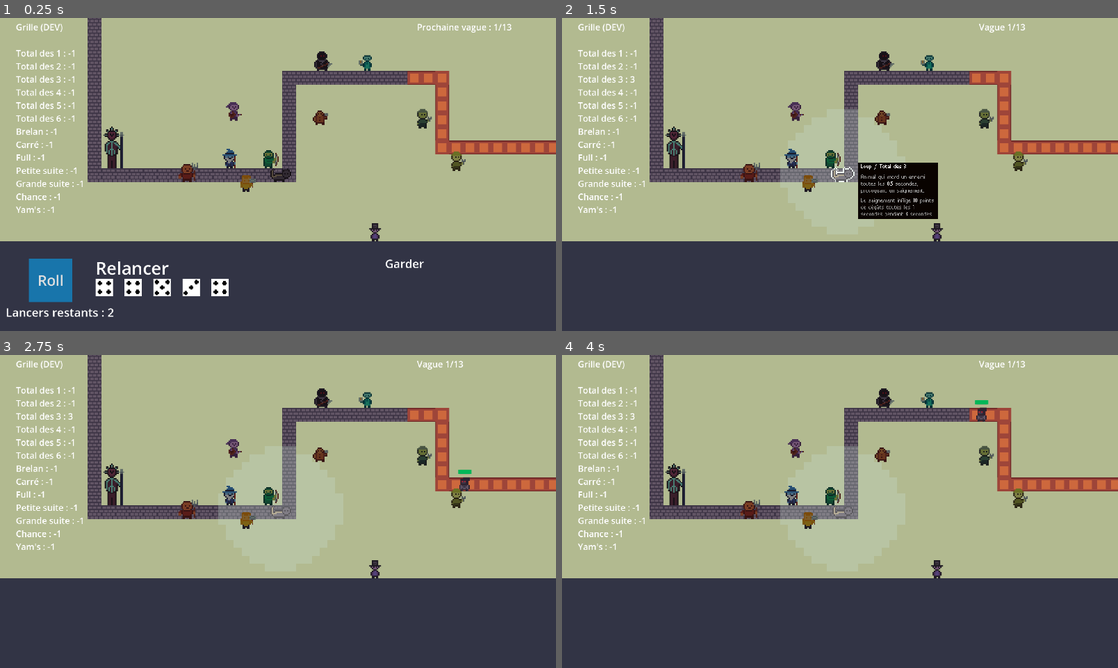
Above: before the commit, frames 1-4 (two rows, left to right).
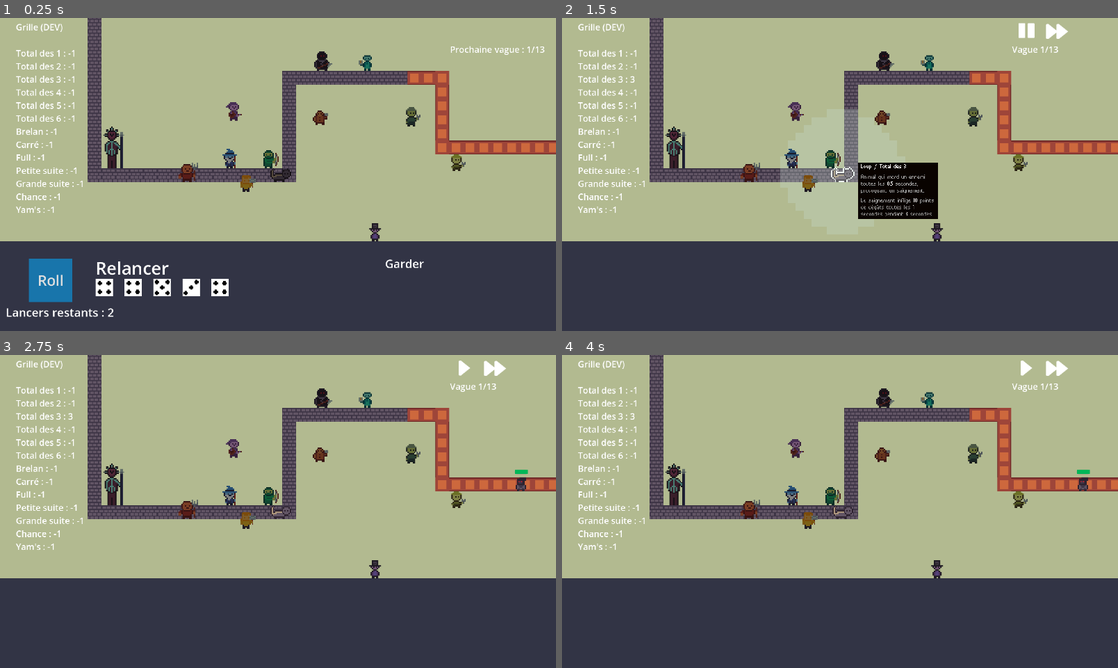
Above: after the commit, the same moments.

Repository: Gubendo/DiceyDefense
Game: Godot game, scene res://Scenes/main.tscn
Same seed, same stepped clock (60 frames per second), same inputs: the game is played once before the commit and once after it.
Inputs (mouse positions are in pixels of both pictures, inside the frame that each line leads up to):
- Up to frame 1 (0.25 s): no input
- Up to frame 2 (1.5 s): click "Roll" at 0.5 s; click (840, 171) at 1.27 s
- Up to frame 3 (2.75 s): click (467, 367) at 2.02 s
- Up to frame 4 (4 s): move the mouse to (962, 495) at 2.77 s; click (962, 495) at 2.85 s; move the mouse to (728, 527) at 3.52 s; click (728, 527) at 3.6 s

The runs differ from the first frame. In frame 1, 0.6% of the frame differs, in the area x 73-98%, y 1-48%; in frame 2, 0.7%; in frame 3, 1.9%; in frame 4, 1.9%, in the area x 39-95%, y 1-53%.

Commit message:
small UI + engineers

Diff:
--- a/Scenes/UI.tscn
+++ b/Scenes/UI.tscn
@@ -8,6 +8,9 @@
 [ext_resource type="Texture2D" uid="uid://csjhew2hhmlsp" path="res://Sprites/dice5.png" id="6_jlkly"]
 [ext_resource type="Texture2D" uid="uid://vixwo325hsro" path="res://Sprites/dice6.png" id="7_akuqu"]
 [ext_resource type="PackedScene" uid="uid://bmul6nit5rrj5" path="res://Scenes/dice.tscn" id="8_72j4t"]
+[ext_resource type="Texture2D" uid="uid://d02wiylsy1qku" path="res://Sprites/UI/play.png" id="9_wlrd2"]
+[ext_resource type="Texture2D" uid="uid://dyswte0xgq8jp" path="res://Sprites/UI/pause.png" id="10_sc1jl"]
+[ext_resource type="Texture2D" uid="uid://cp5d76wfeqgrx" path="res://Sprites/UI/speed.png" id="11_yd43j"]
 
 [sub_resource type="Texture2D" id="Texture2D_d3id7"]
 resource_local_to_scene = false
@@ -42,41 +45,6 @@
 
 [node name="CanvasLayer" type="CanvasLayer" parent="."]
 
-[node name="PlateauOverlay" type="TextureRect" parent="CanvasLayer"]
-modulate = Color(0, 0, 0.156863, 0.717647)
-offset_top = 770.0
-offset_right = 1920.0
-offset_bottom = 1080.0
-texture = SubResource("Texture2D_d3id7")
-
-[node name="RollButton" type="Button" parent="CanvasLayer"]
-offset_left = 100.0
-offset_top = 830.0
-offset_right = 250.0
-offset_bottom = 980.0
-theme = SubResource("Theme_lm4wp")
-theme_override_font_sizes/font_size = 50
-text = "Roll"
-
-[node name="DiceHand" type="Control" parent="CanvasLayer"]
-layout_mode = 3
-anchors_preset = 0
-
-[node name="Dice1" parent="CanvasLayer/DiceHand" instance=ExtResource("8_72j4t")]
-layout_mode = 0
-
-[node name="Dice2" parent="CanvasLayer/DiceHand" instance=ExtResource("8_72j4t")]
-layout_mode = 0
-
-[node name="Dice3" parent="CanvasLayer/DiceHand" instance=ExtResource("8_72j4t")]
-layout_mode = 0
-
-[node name="Dice4" parent="CanvasLayer/DiceHand" instance=ExtResource("8_72j4t")]
-layout_mode = 0
-
-[node name="Dice5" parent="CanvasLayer/DiceHand" instance=ExtResource("8_72j4t")]
-layout_mode = 0
-
 [node name="ValeurMain" type="Label" parent="CanvasLayer"]
 visible = false
 offset_left = 1075.0
@@ -86,14 +54,6 @@
 theme_override_font_sizes/font_size = 40
 text = "Main réelle : "
 
-[node name="nbLancer" type="Label" parent="CanvasLayer"]
-offset_left = 20.0
-offset_top = 988.0
-offset_right = 358.0
-offset_bottom = 1048.0
-theme_override_font_sizes/font_size = 40
-text = "Lancers restants :"
-
 [node name="Grille" type="Label" parent="CanvasLayer"]
 offset_left = 55.0
 offset_top = 10.0
@@ -102,15 +62,60 @@
 theme_override_font_sizes/font_size = 30
 text = "Grille"
 
-[node name="Relancer" type="Label" parent="CanvasLayer"]
+[node name="Plateau" type="Control" parent="CanvasLayer"]
+layout_mode = 3
+anchors_preset = 0
+offset_right = 40.0
+offset_bottom = 40.0
+
+[node name="PlateauOverlay" type="TextureRect" parent="CanvasLayer/Plateau"]
+modulate = Color(0, 0, 0.156863, 0.717647)
+layout_mode = 0
+offset_top = 770.0
+offset_right = 1920.0
+offset_bottom = 1080.0
+texture = SubResource("Texture2D_d3id7")
+
+[node name="DiceHand" type="Control" parent="CanvasLayer/Plateau"]
+layout_mode = 1
+anchors_preset = 0
+
+[node name="Dice1" parent="CanvasLayer/Plateau/DiceHand" instance=ExtResource("8_72j4t")]
+layout_mode = 0
+
+[node name="Dice2" parent="CanvasLayer/Plateau/DiceHand" instance=ExtResource("8_72j4t")]
+layout_mode = 0
+
+[node name="Dice3" parent="CanvasLayer/Plateau/DiceHand" instance=ExtResource("8_72j4t")]
+layout_mode = 0
+
+[node name="Dice4" parent="CanvasLayer/Plateau/DiceHand" instance=ExtResource("8_72j4t")]
+layout_mode = 0
+
+[node name="Dice5" parent="CanvasLayer/Plateau/DiceHand" instance=ExtResource("8_72j4t")]
+layout_mode = 0
+
+[node name="RollButton" type="Button" parent="CanvasLayer/Plateau"]
+layout_mode = 0
+offset_left = 100.0
+offset_top = 830.0
+offset_right = 250.0
+offset_bottom = 980.0
+theme = SubResource("Theme_lm4wp")
+theme_override_font_sizes/font_size = 50
+text = "Roll"
+
+[node name="Relancer" type="Label" parent="CanvasLayer/Plateau"]
+layout_mode = 0
 offset_left = 330.0
 offset_top = 820.0
-offset_right = 498.0
-offset_bottom = 880.0
+offset_right = 584.0
+offset_bottom = 906.0
 theme_override_font_sizes/font_size = 60
 text = "Relancer"
 
-[node name="Garder" type="Label" parent="CanvasLayer"]
+[node name="Garder" type="Label" parent="CanvasLayer/Plateau"]
+layout_mode = 0
 offset_left = 1330.0
 offset_top = 820.0
 offset_right = 1481.0
@@ -118,12 +123,62 @@
 theme_override_font_sizes/font_size = 40
 text = "Garder"
 
-[node name="Vague" type="Label" parent="CanvasLayer"]
-offset_left = 1440.0
-offset_top = 10.0
-offset_right = 1910.0
-offset_bottom = 95.0
+[node name="nbLancer" type="Label" parent="CanvasLayer/Plateau"]
+layout_mode = 0
+offset_left = 20.0
+offset_top = 988.0
+offset_right = 358.0
+offset_bottom = 1048.0
+theme_override_font_sizes/font_size = 40
+text = "Lancers restants :"
+
+[node name="Vague" type="Control" parent="CanvasLayer"]
+layout_mode = 3
+anchors_preset = 0
+offset_left = 108.0
+offset_top = 4.0
+offset_right = 148.0
+offset_bottom = 44.0
+
+[node name="number" type="Label" parent="CanvasLayer/Vague"]
+offset_left = 1446.0
+offset_top = 83.0
+offset_right = 1916.0
+offset_bottom = 168.0
 theme_override_font_sizes/font_size = 30
 text = "Prochaine vague : 1/13"
 
-[connection signal="pressed" from="CanvasLayer/RollButton" to="." method="_on_roll_pressed"]
+[node name="Controls" type="HBoxContainer" parent="CanvasLayer/Vague"]
+visible = false
+layout_mode = 0
+offset_left = 1446.0
+offset_top = 1.0
+offset_right = 1646.0
+offset_bottom = 81.0
+
+[node name="PausePlay" type="TextureButton" parent="CanvasLayer/Vague/Controls"]
+process_mode = 3
+custom_minimum_size = Vector2i(100, 0)
+layout_mode = 2
+offset_right = 100.0
+offset_bottom = 80.0
+toggle_mode = true
+button_pressed = true
+texture_normal = ExtResource("9_wlrd2")
+texture_pressed = ExtResource("10_sc1jl")
+ignore_texture_size = true
+stretch_mode = 0
+
+[node name="SpeedUp" type="TextureButton" parent="CanvasLayer/Vague/Controls"]
+custom_minimum_size = Vector2i(100, 0)
+layout_mode = 2
+offset_left = 104.0
+offset_right = 204.0
+offset_bottom = 80.0
+texture_normal = ExtResource("11_yd43j")
+ignore_texture_size = true
+stretch_mode = 0
+
+[connection signal="pressed" from="CanvasLayer/Plateau/RollButton" to="." method="_on_roll_pressed"]
+[connection signal="pressed" from="CanvasLayer/Vague/Controls/PausePlay" to="." method="on_PausePlay_pressed"]
+[connection signal="pressed" from="CanvasLayer/Vague/Controls/SpeedUp" to="." method="on_SpeedUp_pressed"]
--- a/Scenes/Units/IngeJR.tscn
+++ b/Scenes/Units/IngeJR.tscn
@@ -1,10 +1,12 @@
-[gd_scene load_steps=8 format=3 uid="uid://ii2mha02m7ce"]
+[gd_scene load_steps=10 format=3 uid="uid://ii2mha02m7ce"]
 
 [ext_resource type="Script" path="res://Scripts/Units/IngeJR.gd" id="1_4yu0w"]
 [ext_resource type="Texture2D" uid="uid://bdcpgtaiwadjy" path="res://Sprites/Units/ingeJR.png" id="2_ijvmy"]
 [ext_resource type="Texture2D" uid="uid://cfgqx5anoyy70" path="res://Sprites/range.png" id="3_8gm61"]
 [ext_resource type="Texture2D" uid="uid://brejhkg7bl3va" path="res://Sprites/Units/ingeJR-hover.png" id="3_miadf"]
+[ext_resource type="Texture2D" uid="uid://xe475w1t1wsn" path="res://Sprites/Buildings/catapulte.png" id="4_6aond"]
 [ext_resource type="Theme" uid="uid://dyx21ksbxmx85" path="res://Themes/tooltips.tres" id="4_xrb4r"]
+[ext_resource type="Texture2D" uid="uid://dxr2jc0p5020w" path="res://Sprites/Buildings/catapulte-hover.png" id="5_i8c6k"]
 
 [sub_resource type="CircleShape2D" id="CircleShape2D_qj271"]
 radius = 8.0
@@ -34,6 +36,26 @@
 
 [node name="Hover" type="Sprite2D" parent="Unit"]
 texture = ExtResource("3_miadf")
+
+[node name="Catapulte" type="Node2D" parent="."]
+visible = false
+
+[node name="Activate" type="TextureButton" parent="Catapulte"]
+anchors_preset = 8
+anchor_left = 0.5
+anchor_top = 0.5
+anchor_right = 0.5
+anchor_bottom = 0.5
+offset_left = -8.0
+offset_top = -8.0
+offset_right = 8.0
+offset_bottom = 8.0
+grow_horizontal = 2
+grow_vertical = 2
+texture_normal = ExtResource("4_6aond")
+
+[node name="Hover" type="Sprite2D" parent="Catapulte"]
+texture = ExtResource("5_i8c6k")
 
 [node name="Range" type="Area2D" parent="."]
 
--- a/Scenes/Units/IngeSR.tscn
+++ b/Scenes/Units/IngeSR.tscn
@@ -1,10 +1,12 @@
-[gd_scene load_steps=8 format=3 uid="uid://bqqsvp61boxyi"]
+[gd_scene load_steps=10 format=3 uid="uid://bqqsvp61boxyi"]
 
 [ext_resource type="Script" path="res://Scripts/Units/IngeSR.gd" id="1_eqhsb"]
 [ext_resource type="Texture2D" uid="uid://dynthxoe0d53o" path="res://Sprites/Units/ingeSR.png" id="2_yde24"]
+[ext_resource type="Texture2D" uid="uid://ct281y4yy4pj8" path="res://Sprites/Units/ingeSR-hover.png" id="3_1wevx"]
 [ext_resource type="Texture2D" uid="uid://cfgqx5anoyy70" path="res://Sprites/range.png" id="3_8gm61"]
-[ext_resource type="Texture2D" uid="uid://brejhkg7bl3va" path="res://Sprites/Units/ingeJR-hover.png" id="3_miadf"]
+[ext_resource type="Texture2D" uid="uid://cnc2ci6fwchpb" path="res://Sprites/Buildings/trebuchet.png" id="4_7te4p"]
 [ext_resource type="Theme" uid="uid://dyx21ksbxmx85" path="res://Themes/tooltips.tres" id="4_xrb4r"]
+[ext_resource type="Texture2D" uid="uid://diw3jtpcet4dm" path="res://Sprites/Buildings/trebuchet-hover.png" id="5_mxfn4"]
 
 [sub_resource type="CircleShape2D" id="CircleShape2D_qj271"]
 radius = 8.0
@@ -33,7 +35,27 @@
 texture_normal = ExtResource("2_yde24")
 
 [node name="Hover" type="Sprite2D" parent="Unit"]
-texture = ExtResource("3_miadf")
+texture = ExtResource("3_1wevx")
+
+[node name="Trebuchet" type="Node2D" parent="."]
+visible = false
+
+[node name="Activate" type="TextureButton" parent="Trebuchet"]
+anchors_preset = 8
+anchor_left = 0.5
+anchor_top = 0.5
+anchor_right = 0.5
+anchor_bottom = 0.5
+offset_left = -8.0
+offset_top = -8.0
+offset_right = 8.0
+offset_bottom = 8.0
+grow_horizontal = 2
+grow_vertical = 2
+texture_normal = ExtResource("4_7te4p")
+
+[node name="Hover" type="Sprite2D" parent="Trebuchet"]
+texture = ExtResource("5_mxfn4")
 
 [node name="Range" type="Area2D" parent="."]
 
--- a/Scenes/Units/Paladin.tscn
+++ b/Scenes/Units/Paladin.tscn
@@ -48,6 +48,7 @@
 z_index = 10
 
 [node name="Tooltip" type="Control" parent="CanvasLayer"]
+visible = false
 layout_mode = 3
 anchors_preset = 0
 offset_left = 12.0
--- a/Scenes/Units/Soldier.tscn
+++ b/Scenes/Units/Soldier.tscn
@@ -49,6 +49,7 @@
 z_index = 10
 
 [node name="Tooltip" type="Control" parent="CanvasLayer"]
+visible = false
 layout_mode = 3
 anchors_preset = 0
 offset_left = 12.0
--- a/Scenes/main.tscn
+++ b/Scenes/main.tscn
@@ -111,7 +111,7 @@
 scale = Vector2(1.5, 1.5)
 
 [node name="IngeSR" parent="Units" instance=ExtResource("18_r0j2n")]
-position = Vector2(-157, -250)
+position = Vector2(-170, -252)
 scale = Vector2(1.5, 1.5)
 
 [node name="KingsRoad" type="Path2D" parent="."]
--- a/Scripts/UI.gd
+++ b/Scripts/UI.gd
@@ -2,7 +2,8 @@
 
 signal roll(unfrozenDices)
 signal choix(coup)
-@onready var dicesList: Array = [get_node("CanvasLayer/DiceHand/Dice1"), get_node("CanvasLayer/DiceHand/Dice2"), get_node("CanvasLayer/DiceHand/Dice3"), get_node("CanvasLayer/DiceHand/Dice4"), get_node("CanvasLayer/DiceHand/Dice5")]
+var diceHand: String = "CanvasLayer/Plateau/DiceHand/"
+@onready var dicesList: Array = [get_node(diceHand + "Dice1"), get_node(diceHand + "Dice2"), get_node(diceHand + "Dice3"), get_node(diceHand + "Dice4"), get_node(diceHand + "Dice5")]
 var unfrozenDices: Array = []
 var frozenDices: Array = []
 
@@ -68,24 +69,25 @@
 	get_node("CanvasLayer/ValeurMain").text = "Main réelle : " + str(hand)
 	coupsRestant -= 1
 	if coupsRestant == 0:
-		get_node("CanvasLayer/nbLancer").visible = false
-		get_node("CanvasLayer/RollButton").visible = false
+		get_node("CanvasLayer/Plateau/nbLancer").visible = false
+		get_node("CanvasLayer/Plateau/RollButton").visible = false
 	else:
-		get_node("CanvasLayer/nbLancer").text = "Lancers restants : " + str(coupsRestant)
+		get_node("CanvasLayer/Plateau/nbLancer").text = "Lancers restants : " + str(coupsRestant)
 
 func update_phase(waveStarted: bool, currentWave: int) -> void:
-	get_node("CanvasLayer/DiceHand").visible = !waveStarted
-	get_node("CanvasLayer/RollButton").visible = !waveStarted
-	get_node("CanvasLayer/nbLancer").visible = !waveStarted
-	get_node("CanvasLayer/Relancer").visible = !waveStarted
-	get_node("CanvasLayer/Garder").visible = !waveStarted
+	get_node("CanvasLayer/Plateau/DiceHand").visible = !waveStarted
+	get_node("CanvasLayer/Plateau/RollButton").visible = !waveStarted
+	get_node("CanvasLayer/Plateau/nbLancer").visible = !waveStarted
+	get_node("CanvasLayer/Plateau/Relancer").visible = !waveStarted
+	get_node("CanvasLayer/Plateau/Garder").visible = !waveStarted
+	get_node("CanvasLayer/Vague/Controls").visible = waveStarted
 
 	if !waveStarted: nouveau_coup()
 
 	if waveStarted:
-		get_node("CanvasLayer/Vague").text = "Vague " + str(currentWave) + "/13"
+		get_node("CanvasLayer/Vague/number").text = "Vague " + str(currentWave) + "/13"
 	else:
-		get_node("CanvasLayer/Vague").text = "Prochaine vague : " + str(currentWave + 1) + "/13"
+		get_node("CanvasLayer/Vague/number").text = "Prochaine vague : " + str(currentWave + 1) + "/13"
 
 
 func update_grille(grille: Dictionary) -> void:
@@ -95,3 +97,15 @@
 	grille["total1"], grille["total2"], grille["total3"], grille["total4"], grille["total5"],
 	grille["total6"], grille["brelan"], grille["carre"], grille["full"], grille["p_suite"],
 	grille["g_suite"], grille["chance"], grille["yams"]])
+
+func on_PausePlay_pressed() -> void:
+	if get_tree().is_paused():
+		get_tree().paused = false
+	else:
+		get_tree().paused = true
+
+func on_SpeedUp_pressed() -> void:
+	if Engine.get_time_scale() == 2.0:
+		Engine.set_time_scale(1.0)
+	else:
+		Engine.set_time_scale(2.0)
--- a/Scripts/Units/IngeJR.gd
+++ b/Scripts/Units/IngeJR.gd
@@ -12,8 +12,20 @@
 			enemy.take_dmg(stats[level]["damage"] * buff_dmg)
 
 func update_level(value: int) -> void:
-	if value == 0: level = 0
-	else: level = 1
+	level = 1
+
+func activate() -> void:
+	unit.visible = false
+	disable_tooltip()
+
+	unit = get_node("Catapulte")
+	button = get_node("Catapulte/Activate")
+	unitHover= get_node("Catapulte/Hover")
+	unit.visible = true
+	connect_signals()
+
+	super.activate()
+
 
 func update_tooltip() -> void:
 	update_stats()
--- a/Scripts/Units/IngeSR.gd
+++ b/Scripts/Units/IngeSR.gd
@@ -6,14 +6,25 @@
 	unitName = "IngeSR"
 
 func special() -> void:
-	print("INGENIEUR JUNIOR : Mon trébuchet tire")
+	print("INGENIEUR SENIOR : Mon trébuchet tire")
 	for enemy in get_all_enemies():
 		if abs(target.position.distance_to(enemy.position)) < stats[level]["aoe"]:
 			enemy.take_dmg(stats[level]["damage"] * buff_dmg)
 
 func update_level(value: int) -> void:
-	if value == 0: level = 0
-	else: level = 1
+	level = 1
+
+func activate() -> void:
+	unit.visible = false
+	disable_tooltip()
+
+	unit = get_node("Trebuchet")
+	button = get_node("Trebuchet/Activate")
+	unitHover= get_node("Trebuchet/Hover")
+	unit.visible = true
+	connect_signals()
+
+	super.activate()
 
 func update_tooltip() -> void:
 	update_stats()
--- a/Scripts/Units/unit.gd
+++ b/Scripts/Units/unit.gd
@@ -18,6 +18,7 @@
 var activated: bool = false
 var sleeping: bool = false
 var atkReady: bool = true
+var debug: bool = false
 
 var unitName: String = ""
 var level: int = 0
@@ -64,7 +65,7 @@
 		button.modulate = Color(1, 1, 1)
 		button.disabled = true
 		activated = true
-		rangeSprite.modulate.a = 0.3
+		rangeSprite.modulate.a = 0
 		update_tooltip()
 	emit_signal("choix", GameData.unit_data[unitName]["value"])
 
@@ -162,7 +163,7 @@
 func disable_tooltip() -> void:
 	tooltip.visible = false
 	unitHover.visible = false
-	if(!activated):
+	if(!activated or !debug):
 		rangeSprite.modulate.a = 0
 
 ### ### ###
Not shown: 1 places in Scenes/UI.tscn that only renumber resources
Binary file added: Sprites/Buildings/catapulte-hover.png
Not shown, added: Sprites/Buildings/catapulte-hover.png.import
Binary file added: Sprites/Buildings/catapulte.png
Not shown, added: Sprites/Buildings/catapulte.png.import
Binary file added: Sprites/Buildings/trebuchet-hover.png
Not shown, added: Sprites/Buildings/trebuchet-hover.png.import
Binary file added: Sprites/Buildings/trebuchet.png
Not shown, added: Sprites/Buildings/trebuchet.png.import
Binary file added: Sprites/UI/pause.png
Not shown, added: Sprites/UI/pause.png.import
Binary file added: Sprites/UI/play.png
(and 5 more such lines)
